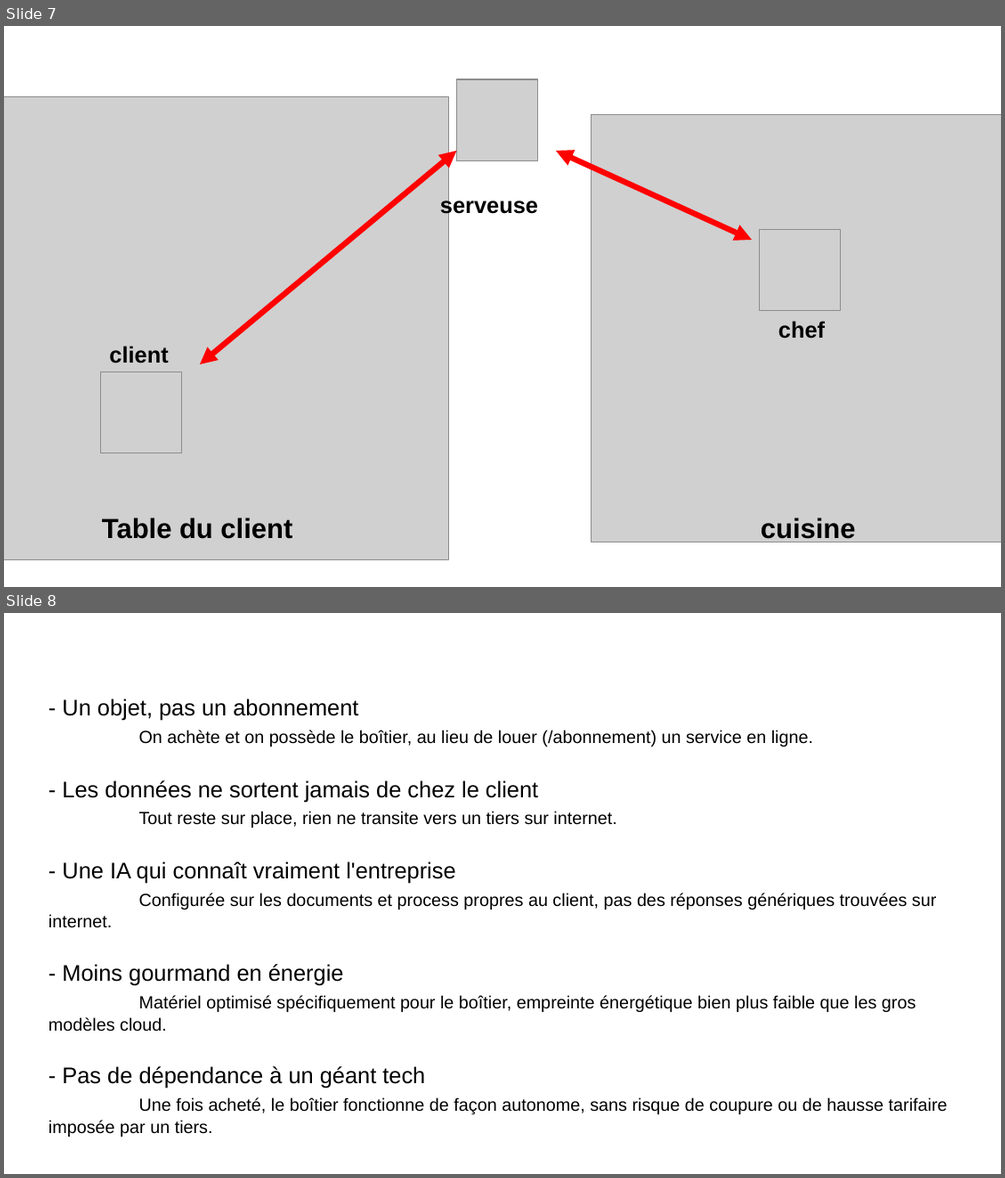
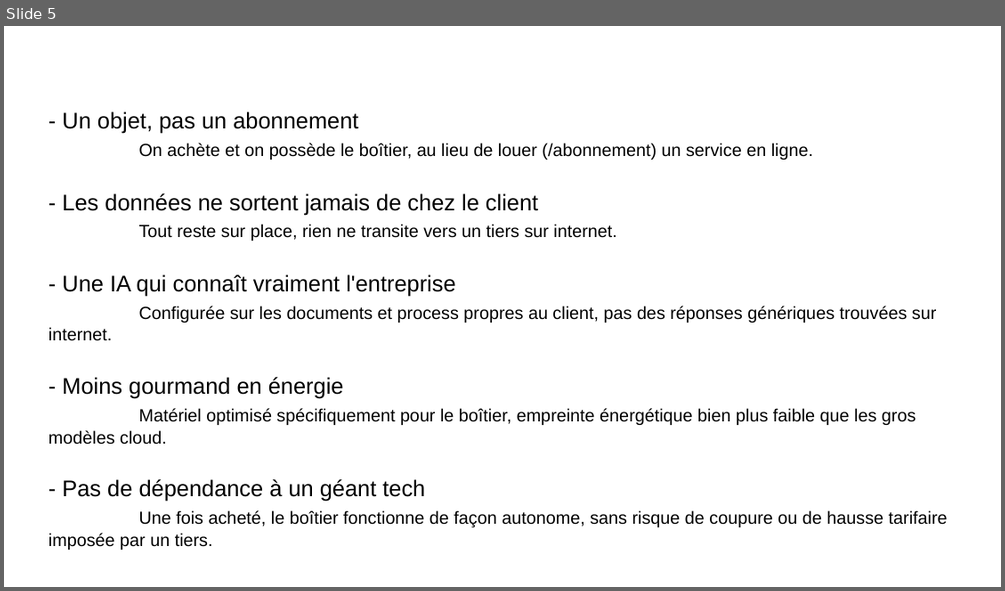
Before and after one commit to LucasAurouet/jaden-project, a slide deck: assets/slides_da.odp. Shown one above the other, each under a label of ours: slides 7 and 8 before the commit, slide 5 after it. The pictures are 1005x1178 and 1005x591 pixels, drawn with LibreOffice and Linux fonts; fonts in the diff are those of the drawing; grey boxes stand for pictures. Boxes give left, top, right and bottom in pixels: in the first picture for what was removed or moved away, otherwise in the second. Text is boxed around its words. In the diff, an @@ line names an element or a change of style, - is before the commit and + after.

Commit message:
refactor: refactoring the server - client relationship

```diff
--- a/assets/slides_da.odp
+++ b/assets/slides_da.odp
@@ slide 7 removed at bbox=[4, 26, 1001, 587], background #FFFFFF @@
@@ picture removed at bbox=[4, 97, 449, 561] @@
@@ picture removed at bbox=[457, 79, 539, 160] @@
@@ picture removed at bbox=[592, 115, 1001, 541] @@
@@ double arrow removed from (201, 364) to (457, 151) @@
@@ double arrow removed from (556, 151) to (752, 240) @@
@@ text removed at bbox=[440, 194, 538, 217] @@
-serveuse
@@ picture removed at bbox=[760, 230, 841, 311] @@
@@ text removed at bbox=[109, 346, 168, 363] @@
-client
@@ text removed at bbox=[778, 321, 825, 338] @@
-chef
@@ picture removed at bbox=[101, 371, 182, 453] @@
@@ text removed at bbox=[102, 517, 292, 539] @@
-Table du client
@@ text removed at bbox=[760, 517, 856, 544] @@
-cuisine
@@ what was slide 8 is now slide 5 @@
```
Also in this commit, not shown: 2 slides changed, 3 other slides removed, 26 other files.
